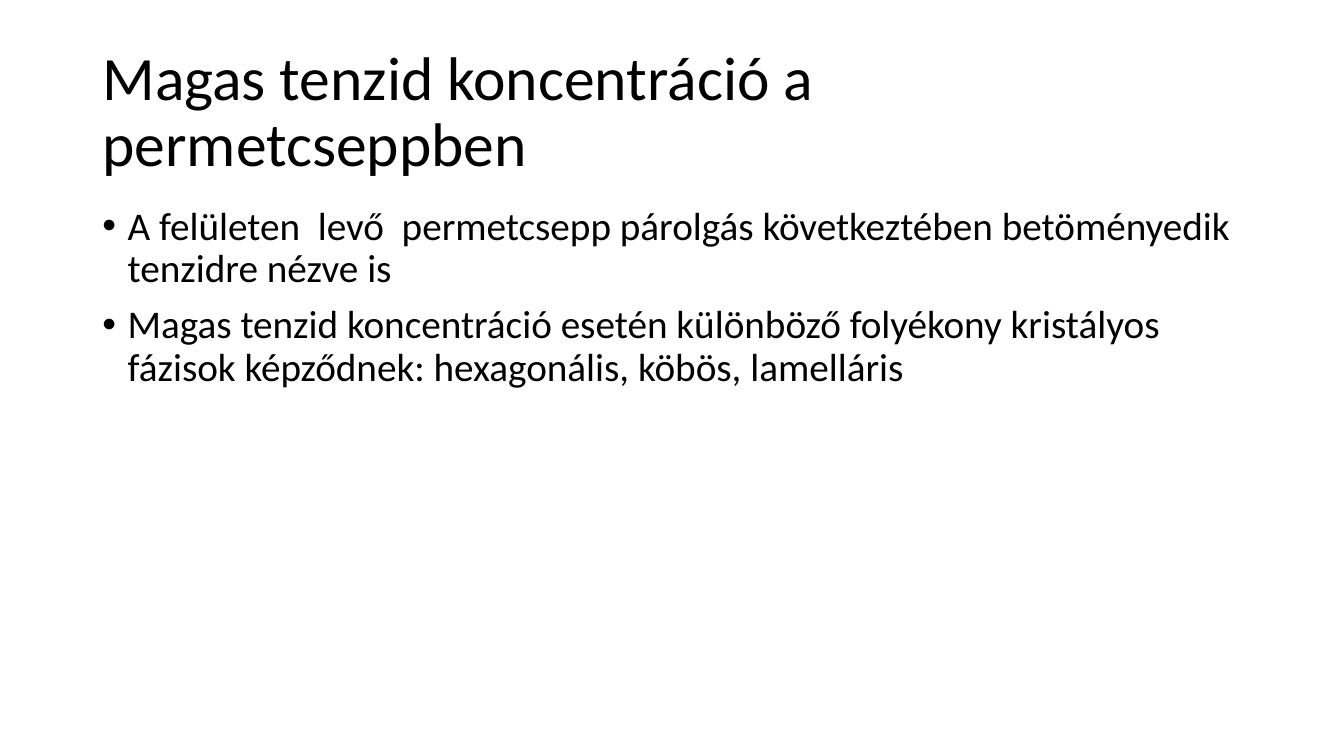
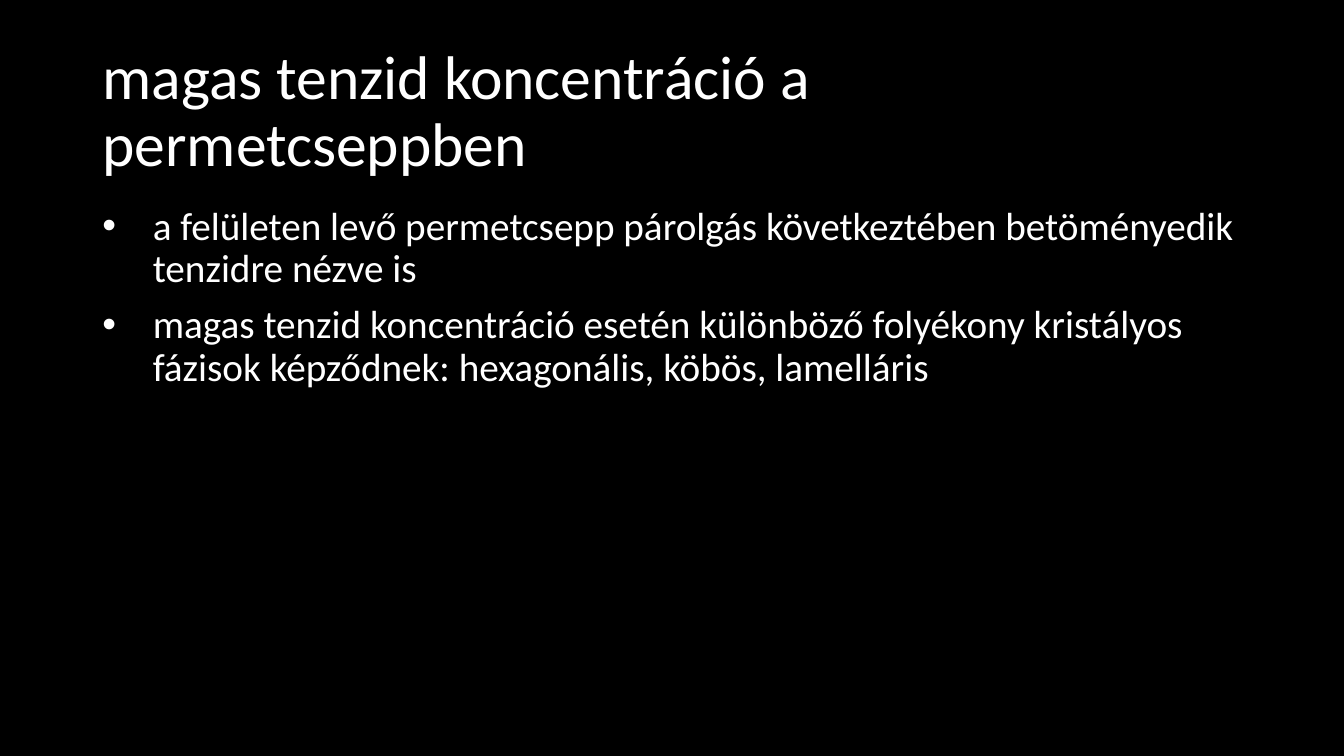
Before and after one commit to LilianaBohus/chemistry-presenations, a slide deck: slide 31 of adjuvants.pptx. Drawn at 1344x756 pixels with LibreOffice and Linux fonts; fonts in the diff are those of the drawing; background and template pictures are left out. Boxes give left, top, right and bottom in pixels: in the first picture for what was removed or moved away, otherwise in the second. Text is boxed around its words. In the diff, an @@ line names an element or a change of style, - is before the commit and + after.

```diff
--- a/adjuvants.pptx
+++ b/adjuvants.pptx
@@ background #FFFFFF to picture (left out) @@
@@ text at [102, 56, 810, 176]: text changed; text colour #000000 to #FFFFFF @@
-Magas tenzid koncentráció a permetcseppben
+magas tenzid koncentráció a permetcseppben
@@ text at [153, 212, 1233, 388]: text changed; text colour #000000 to #FFFFFF @@
-• A felületen levő permetcsepp párolgás következtében betöményedik tenzidre nézve is
-• Magas tenzid koncentráció esetén különböző folyékony kristályos fázisok képződnek: hexagonális, köbös, lamelláris
+• a felületen levő permetcsepp párolgás következtében betöményedik tenzidre nézve is
+• magas tenzid koncentráció esetén különböző folyékony kristályos fázisok képződnek: hexagonális, köbös, lamelláris
```
Also in this commit, not shown: 4 other slides changed.
